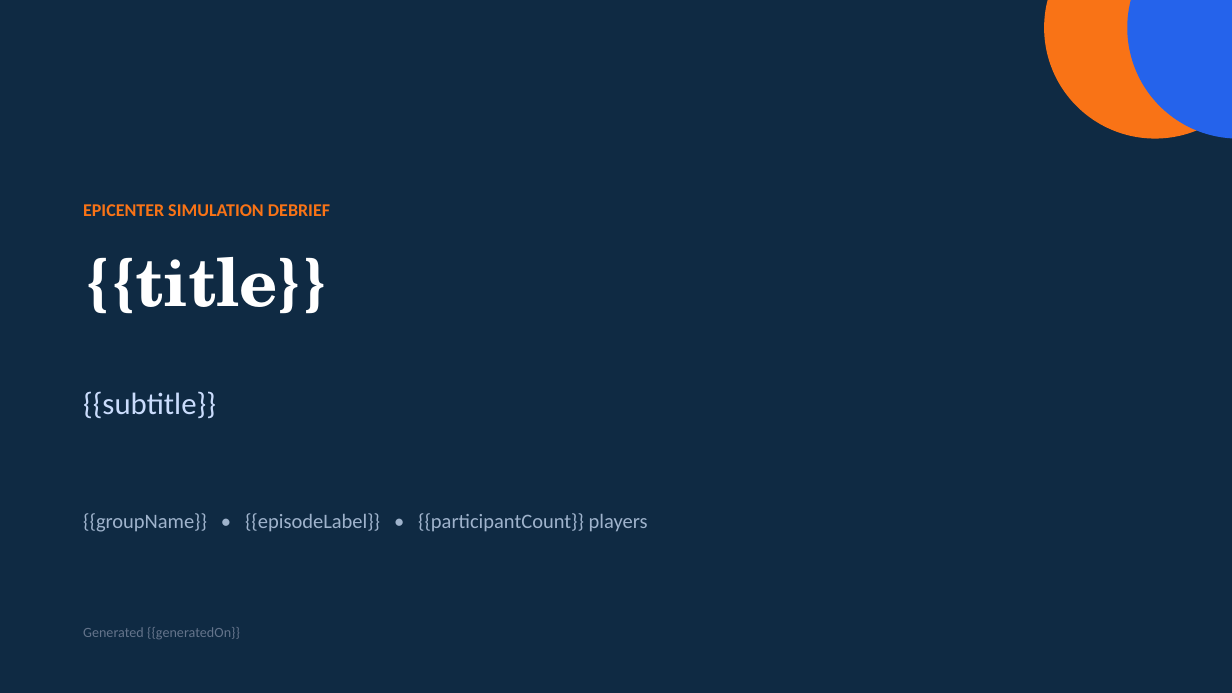
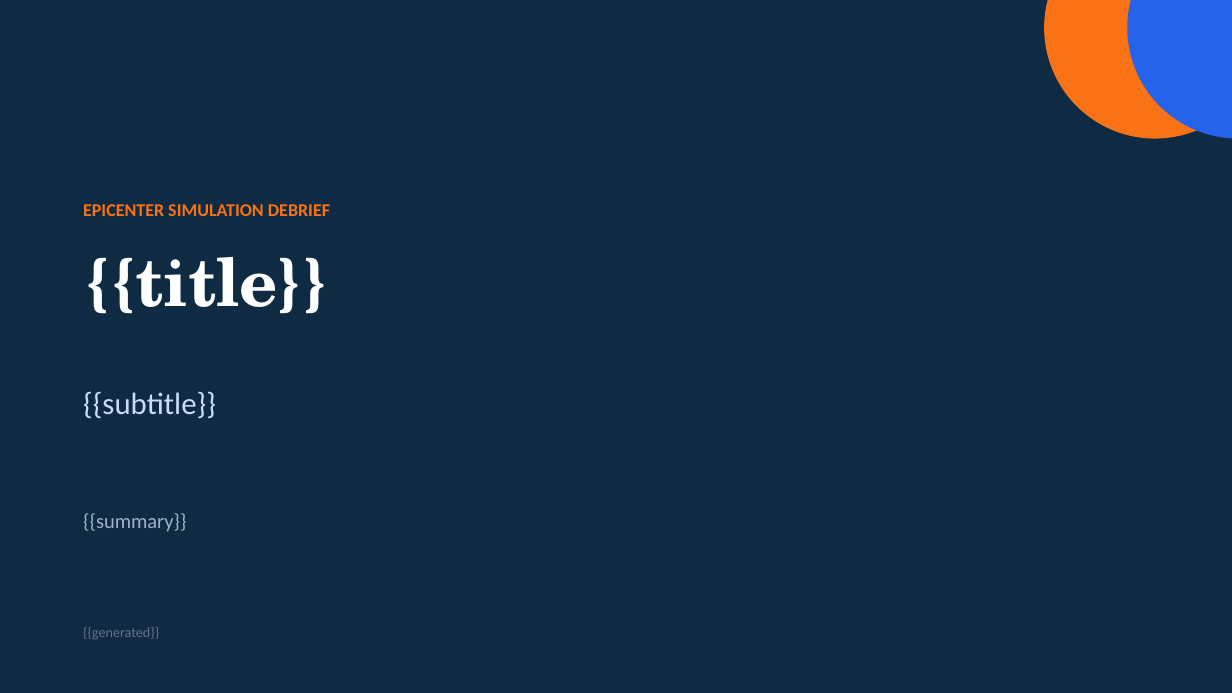
Before and after one commit to forio/dev-base-build, a slide deck: slide 1 of model/results-template.pptx. Drawn at 1232x693 pixels with LibreOffice and Linux fonts; fonts in the diff are those of the drawing. Boxes give left, top, right and bottom in pixels: in the first picture for what was removed or moved away, otherwise in the second. Text is boxed around its words. In the diff, an @@ line names an element or a change of style, - is before the commit and + after.

Commit message:
Robust text tokens + line-chart axis at bottom
- Pre-compose composite lines (summary, generated) in buildDocument() and use
  single whole-box {{token}}s in the template; the service corrupts multiple
  tokens sharing one paragraph (epicenter-1553)
- Line chart: value axis now crosses at its minimum so the category axis line
  and tick marks sit at the bottom, not on the zero line, when profit is negative

```diff
--- a/model/results-template.pptx
+++ b/model/results-template.pptx
@@ text at <box>83,513,186,532</box>: text changed @@
-{{groupName}} • {{episodeLabel}} • {{participantCount}} players
+{{summary}}
@@ text at <box>83,627,159,639</box>: text changed @@
-Generated {{generatedOn}}
+{{generated}}
```
Also in this commit, not shown: 1 other slide changed, 2 other files.
